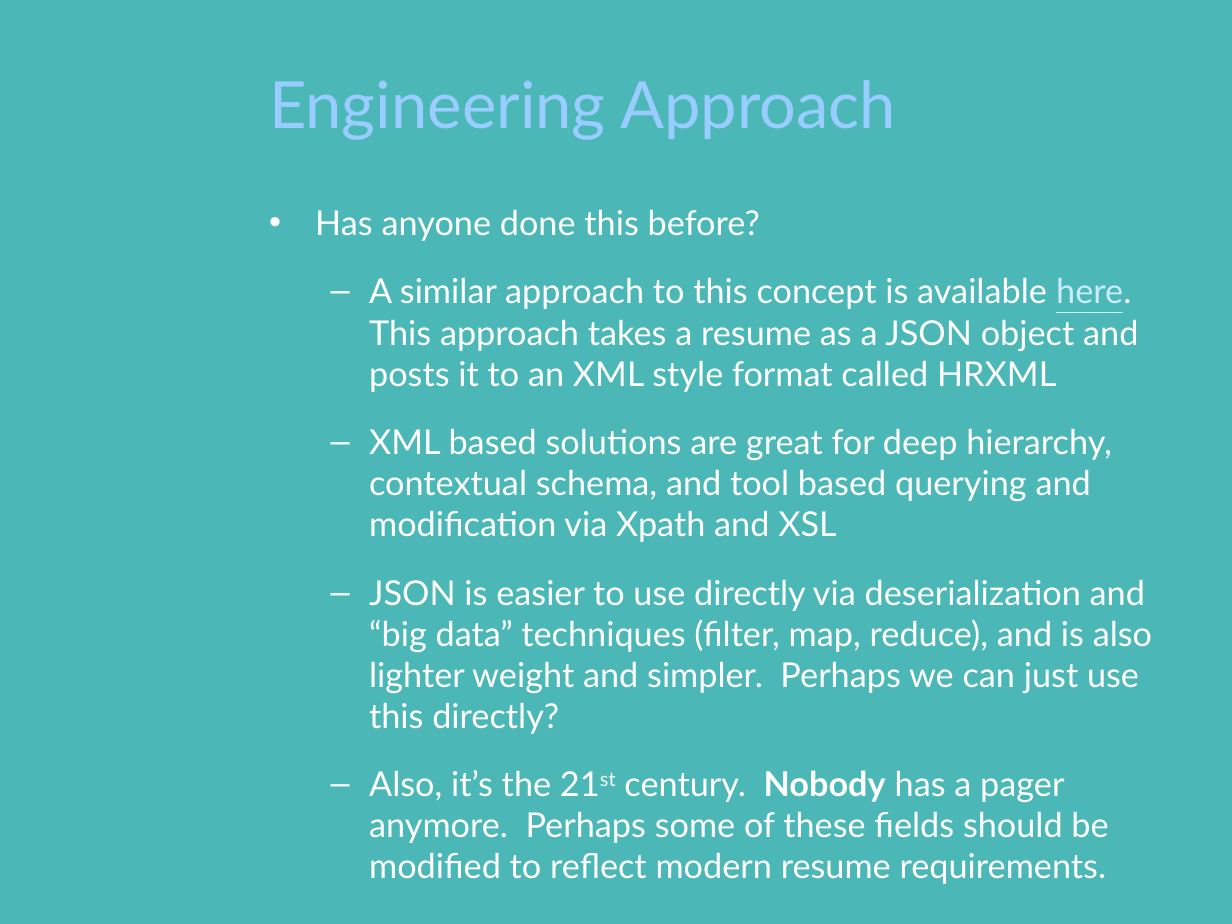
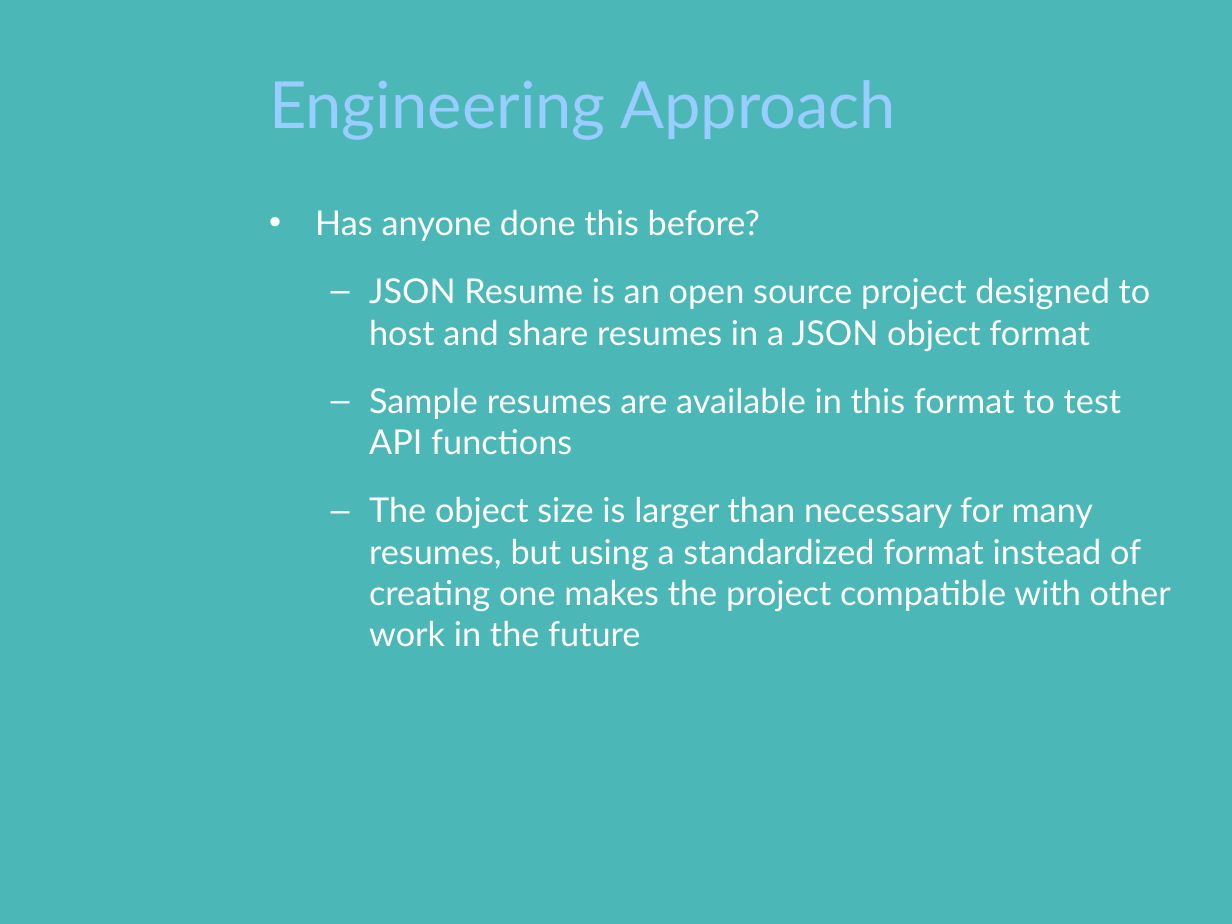
Before and after one commit to AdamPippert/ResumeAsAnAPI, a slide deck: slide 4 of ResumeAsAnAPI.pptx. Drawn at 1232x924 pixels with LibreOffice and Linux fonts; fonts in the diff are those of the drawing; background and template pictures are left out. Boxes give left, top, right and bottom in pixels: in the first picture for what was removed or moved away, otherwise in the second. Text is boxed around its words. In the diff, an @@ line names an element or a change of style, - is before the commit and + after.

Commit message:
PowerPoint presentation updated for current solution

```diff
--- a/ResumeAsAnAPI.pptx
+++ b/ResumeAsAnAPI.pptx
@@ text at [369, 277, 1171, 647]: text changed @@
-  – A similar approach to this concept is available here. This approach takes a resume as a JSON object and posts it to an XML style format called HRXML
-  – XML based solutions are great for deep hierarchy, contextual schema, and tool based querying and modification via Xpath and XSL
-  – JSON is easier to use directly via deserialization and “big data” techniques (filter, map, reduce), and is also lighter weight and simpler. Perhaps we can just use this directly?
-  – Also, it’s the 21st century. Nobody has a pager anymore. Perhaps some of these fields should be modified to reflect modern resume requirements.
+  – JSON Resume is an open source project designed to host and share resumes in a JSON object format
+  – Sample resumes are available in this format to test API functions
+  – The object size is larger than necessary for many resumes, but using a standardized format instead of creating one makes the project compatible with other work in the future
```
Also in this commit, not shown: 2 other slides changed.
